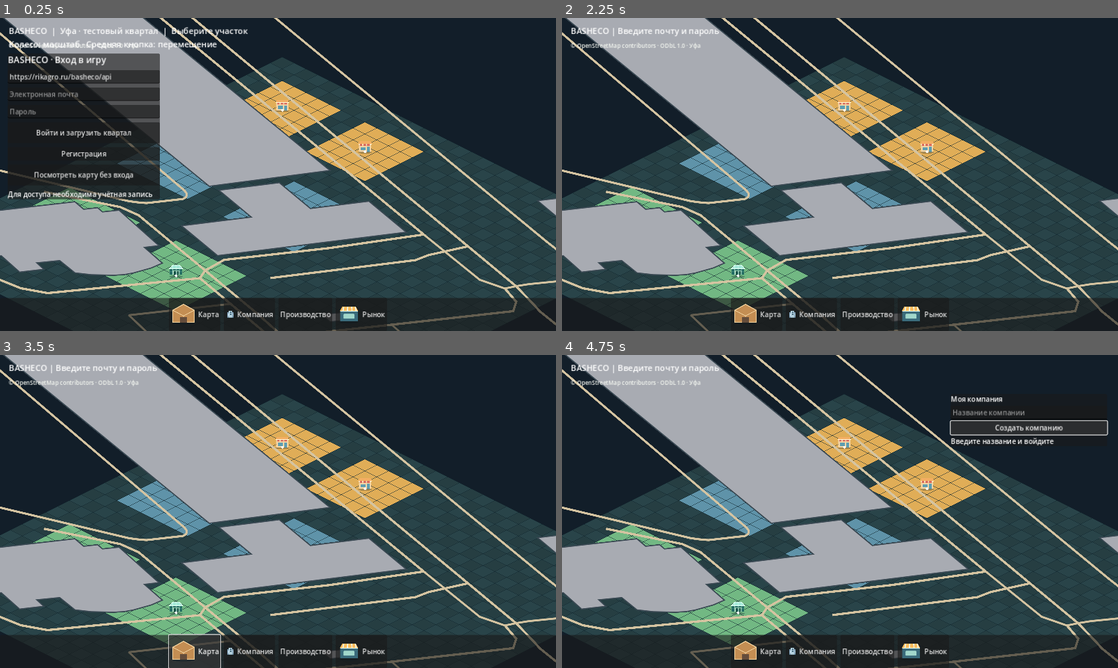
Above: before the commit, frames 1-4 (two rows, left to right).
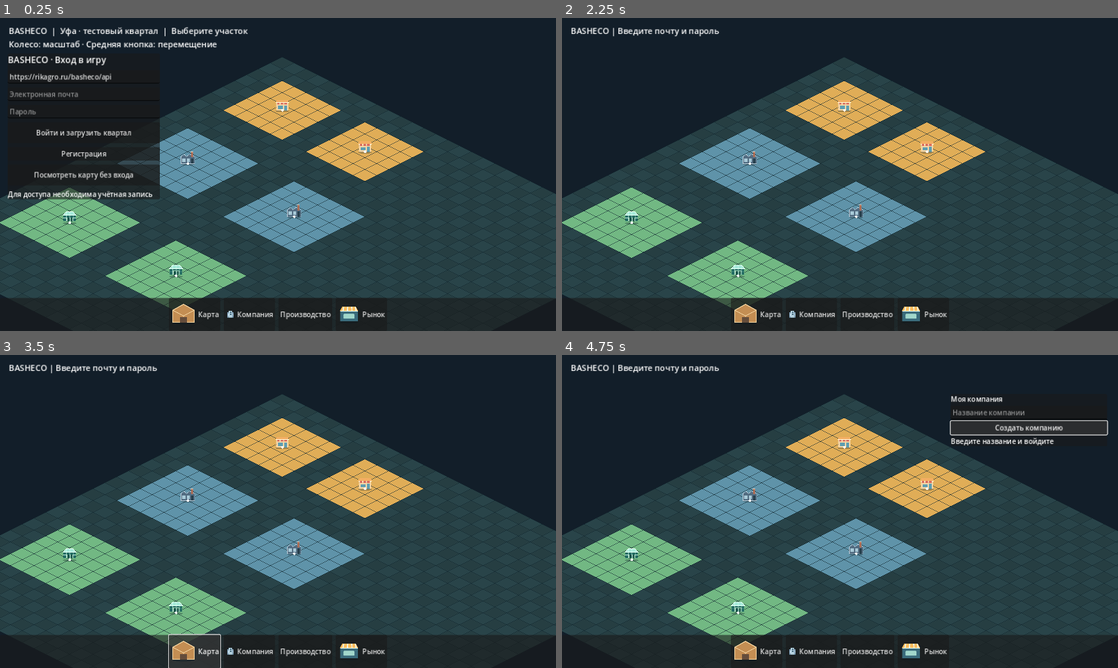
Above: after the commit, the same moments.

Repository: maillunex-lang/basheco
Game: Godot game, scene res://scenes/world.tscn
Same seed, same stepped clock (60 frames per second), same inputs: the game is played once before the commit and once after it.
Inputs:
- Up to frame 1 (0.25 s): no input
- Up to frame 2 (2.25 s): click "Войти и загрузить квартал" at 0.5 s; click "Регистрация" at 1.25 s; click "Посмотреть карту без входа" at 2 s
- Up to frame 3 (3.5 s): click "Карта" at 2.75 s
- Up to frame 4 (4.75 s): click "Компания" at 3.5 s; click "Создать компанию" at 4.25 s

The runs differ from the first frame. In frame 1, 25% of the frame differs, in the area x 0-100%, y 0-100%; in frame 2, 27%; in frame 3, 27%; in frame 4, 27%.

Commit message:
feat(geo): lazy-load visible OSM fragments from offline manifest

Diff:
--- a/client/scripts/osm_overlay.gd
+++ b/client/scripts/osm_overlay.gd
@@ -1,11 +1,13 @@
 extends Node2D
 ## Offline OSM chunk renderer. OSM outlines are NOT ownership parcels.
-const DATA_PATH := "res://data/ufa_center_osm.json"
+const DATA_PATH := "res://data/ufa_chunks/manifest.json"
 const CHUNK_COUNT := 4
 const MAP_TILES := 28.0
 const MARGIN := 2.0
 var features: Array = []
 var chunks: Dictionary = {}
+var chunk_paths: Dictionary = {}
+var loaded_chunks: Dictionary = {}
 var bounds := [55.9710, 54.7377, 55.9730, 54.7395]
 var parent_world: Node2D
 var visible_layer := true
@@ -22,8 +24,9 @@
     if typeof(data) != TYPE_DICTIONARY or not data.has("features"):
         return
     bounds = data.get("bbox", bounds)
-    features = data["features"]
-    _index_chunks()
+    for chunk in data.get("chunks", []):
+        chunk_paths[Vector2i(int(chunk["x"]), int(chunk["y"]))] = str(chunk["path"])
+    _load_chunk(Vector2i(0, 0))
     attribution = Label.new()
     attribution.text = "© OpenStreetMap contributors · ODbL 1.0 · Уфа"
     attribution.add_theme_font_size_override("font_size", 13)
@@ -33,30 +36,20 @@
     add_child(attribution)
     queue_redraw()
 
-func _index_chunks() -> void:
-    chunks.clear()
-    for feature in features:
-        var coords: Array = feature.get("coordinates", [])
-        if coords.size() < 2:
-            continue
-        var min_x := CHUNK_COUNT - 1
-        var min_y := CHUNK_COUNT - 1
-        var max_x := 0
-        var max_y := 0
-        for coord in coords:
-            var grid := _geo_to_grid(coord)
-            var cx: int = clampi(int(floor((grid.x - MARGIN) / MAP_TILES * CHUNK_COUNT)), 0, CHUNK_COUNT - 1)
-            var cy: int = clampi(int(floor((grid.y - MARGIN) / MAP_TILES * CHUNK_COUNT)), 0, CHUNK_COUNT - 1)
-            min_x = mini(min_x, cx)
-            max_x = maxi(max_x, cx)
-            min_y = mini(min_y, cy)
-            max_y = maxi(max_y, cy)
-        for cy in range(min_y, max_y + 1):
-            for cx in range(min_x, max_x + 1):
-                var key := Vector2i(cx, cy)
-                if not chunks.has(key):
-                    chunks[key] = []
-                chunks[key].append(feature)
+func _load_chunk(key: Vector2i) -> void:
+    if loaded_chunks.has(key) or not chunk_paths.has(key):
+        return
+    var file := FileAccess.open(chunk_paths[key], FileAccess.READ)
+    if file == null:
+        push_warning("OSM chunk unavailable: " + str(key))
+        return
+    var data: Variant = JSON.parse_string(file.get_as_text())
+    if typeof(data) != TYPE_DICTIONARY:
+        return
+    chunks[key] = data.get("features", [])
+    loaded_chunks[key] = true
+    if features.is_empty():
+        features = chunks[key]
 
 func _geo_to_grid(coord: Array) -> Vector2:
     var mid_lat: float = deg_to_rad((float(bounds[1]) + float(bounds[3])) * 0.5)
@@ -97,10 +90,16 @@
 func _draw() -> void:
     if not visible_layer:
         return
-    for key in chunks:
+    var drawn: Dictionary = {}
+    for key in chunk_paths:
         if not _chunk_visible(key):
             continue
-        for feature in chunks[key]:
+        _load_chunk(key)
+        for feature in chunks.get(key, []):
+            var id := str(feature.get("osm_id", ""))
+            if drawn.has(id):
+                continue
+            drawn[id] = true
             var pts := PackedVector2Array()
             for coord in feature.get("coordinates", []):
                 pts.append(_geo_to_screen(coord))
